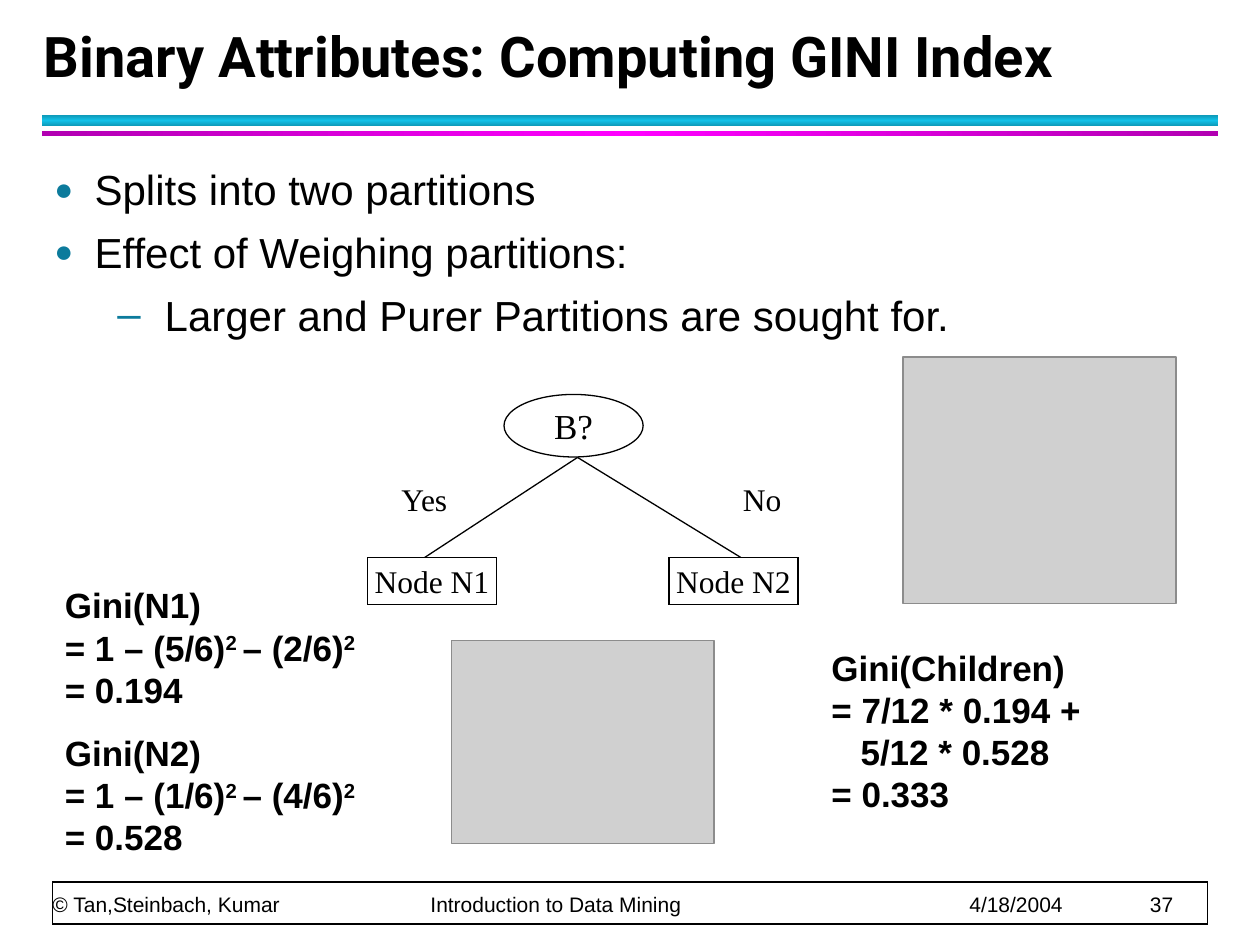
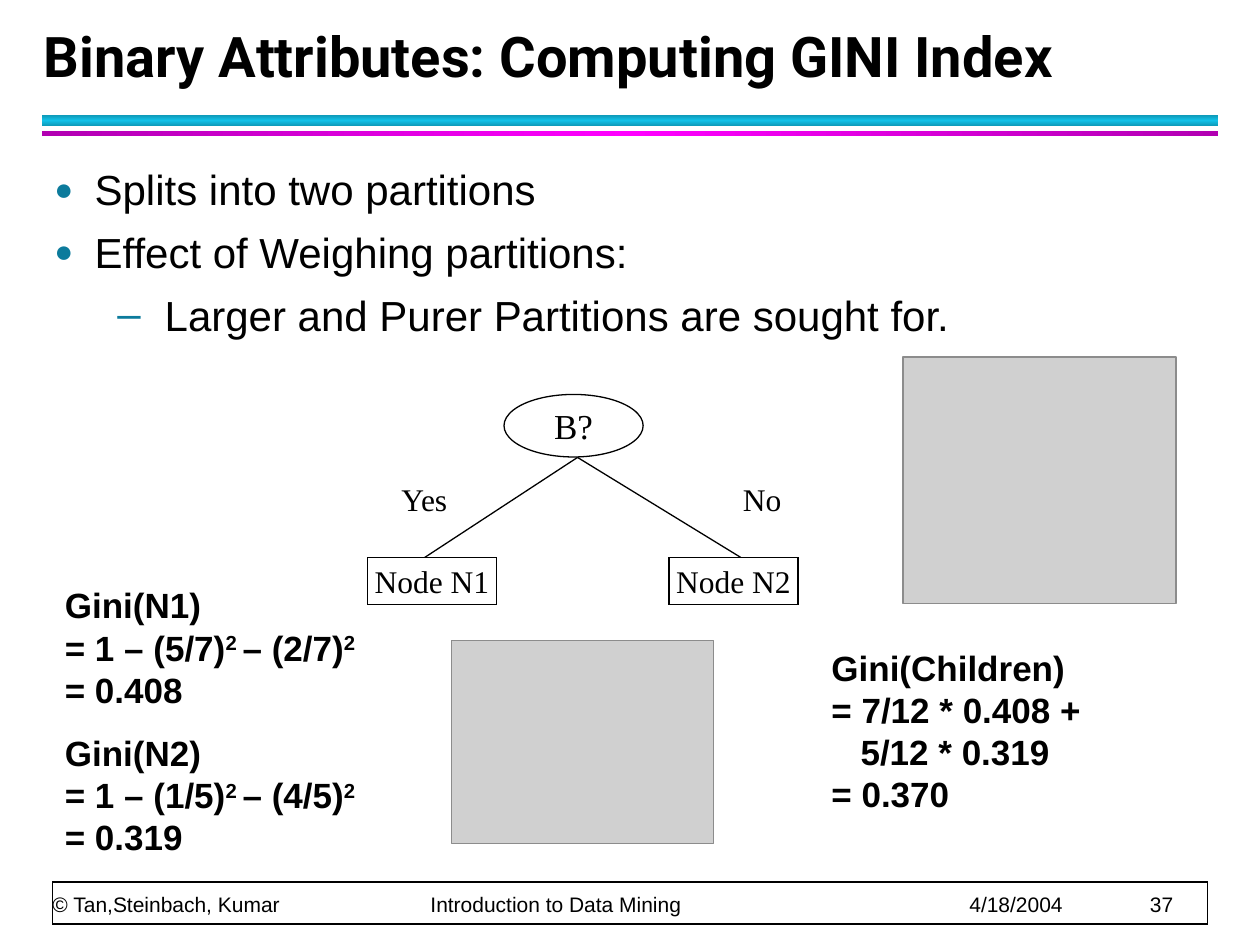
Before and after one commit to CMPT300/CMPT300.github.io, a slide deck: slide 37 of handouts/decision-tree/chap4-decision-tree.ppt. Drawn at 1260x945 pixels with LibreOffice and Linux fonts; fonts in the diff are those of the drawing; grey boxes stand for pictures. Boxes give left, top, right and bottom in pixels: in the first picture for what was removed or moved away, otherwise in the second. Text is boxed around its words. In the diff, an @@ line names an element or a change of style, - is before the commit and + after.

Commit message:
gini modify

```diff
--- a/handouts/decision-tree/chap4-decision-tree.ppt
+++ b/handouts/decision-tree/chap4-decision-tree.ppt
@@ text at <box>65,592,355,851</box>: text changed @@
-Gini(N1)
-= 1 – (5/6)2 – (2/6)2
-= 0.194
-Gini(N2)
-= 1 – (1/6)2 – (4/6)2
-= 0.528
+Gini(N1)
+= 1 – (5/7)2 – (2/7)2
+= 0.408
+Gini(N2)
+= 1 – (1/5)2 – (4/5)2
+= 0.319
@@ text at <box>831,655,1064,808</box>: text changed @@
-Gini(Children)
-= 7/12 * 0.194 +
-5/12 * 0.528
-= 0.333
+Gini(Children)
+= 7/12 * 0.408 +
+5/12 * 0.319
+= 0.370
```
